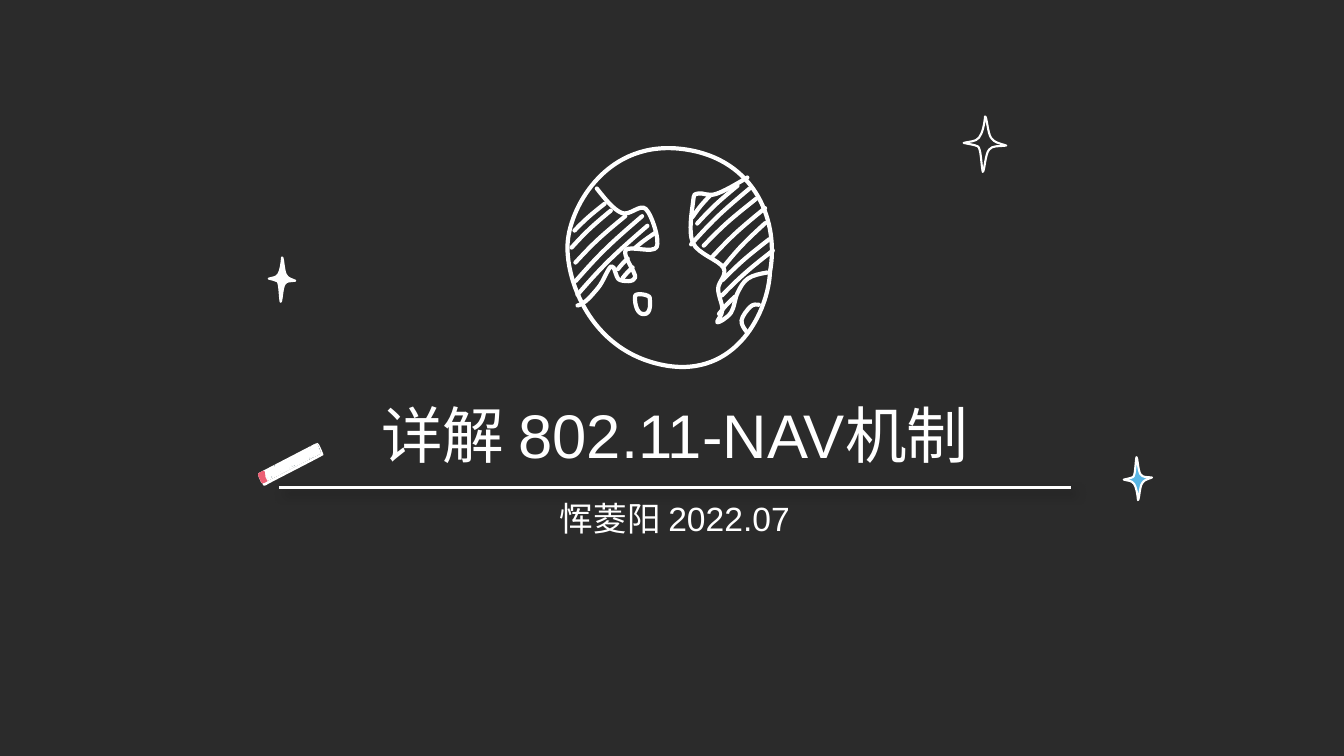
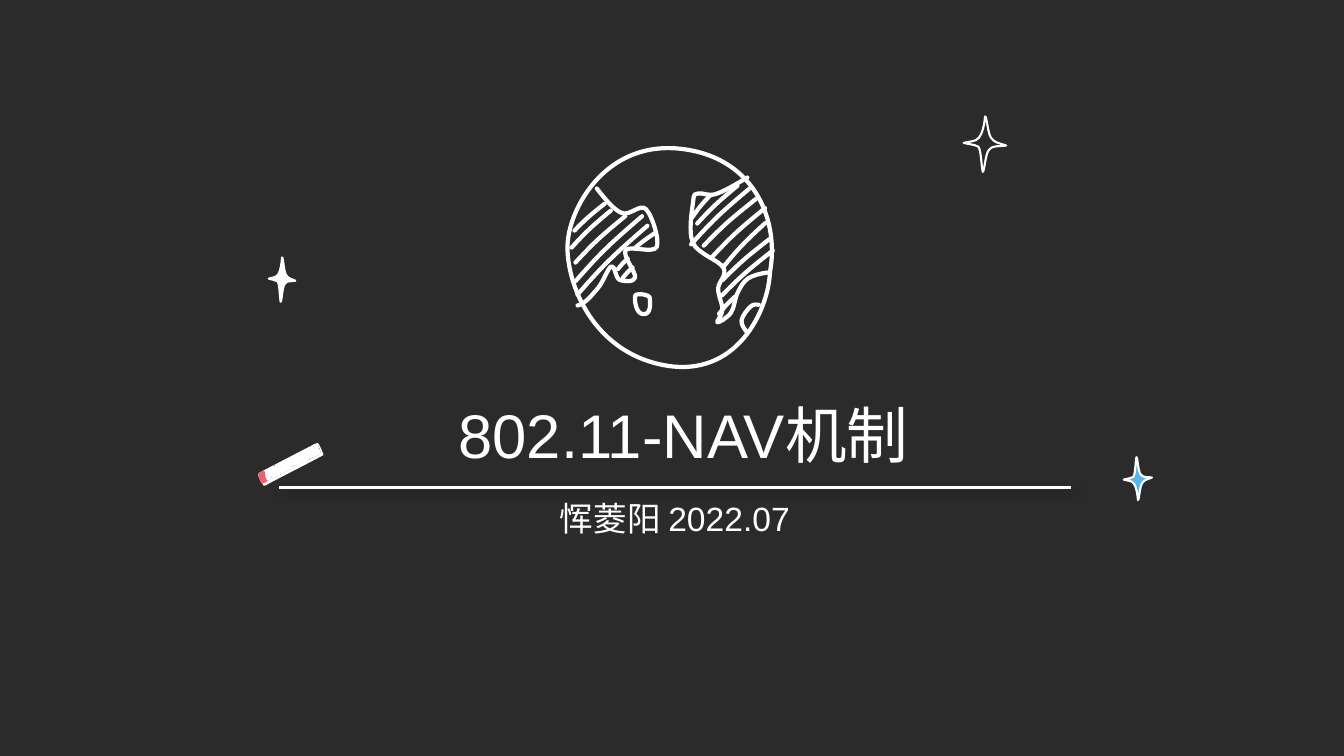
Before and after one commit to iamgzi/802.11ax, a slide deck: slide 1 of Doc/802.11NAV机制详解_M.pptx. Drawn at 1344x756 pixels with LibreOffice and Linux fonts; fonts in the diff are those of the drawing; background and template pictures are left out; a plain dark background stands for a picture behind light text. Boxes give left, top, right and bottom in pixels: in the first picture for what was removed or moved away, otherwise in the second. Text is boxed around its words. In the diff, an @@ line names an element or a change of style, - is before the commit and + after.

```diff
--- a/Doc/802.11NAV机制详解_M.pptx
+++ b/Doc/802.11NAV机制详解_M.pptx
@@ title at (x1=458, y1=409, x2=908, y2=463): text changed @@
-详解 802.11-NAV机制
+802.11-NAV机制
```
Also in this commit, not shown: 10 other slides changed, 7 slides added, 1 slide removed, 1 other file.
